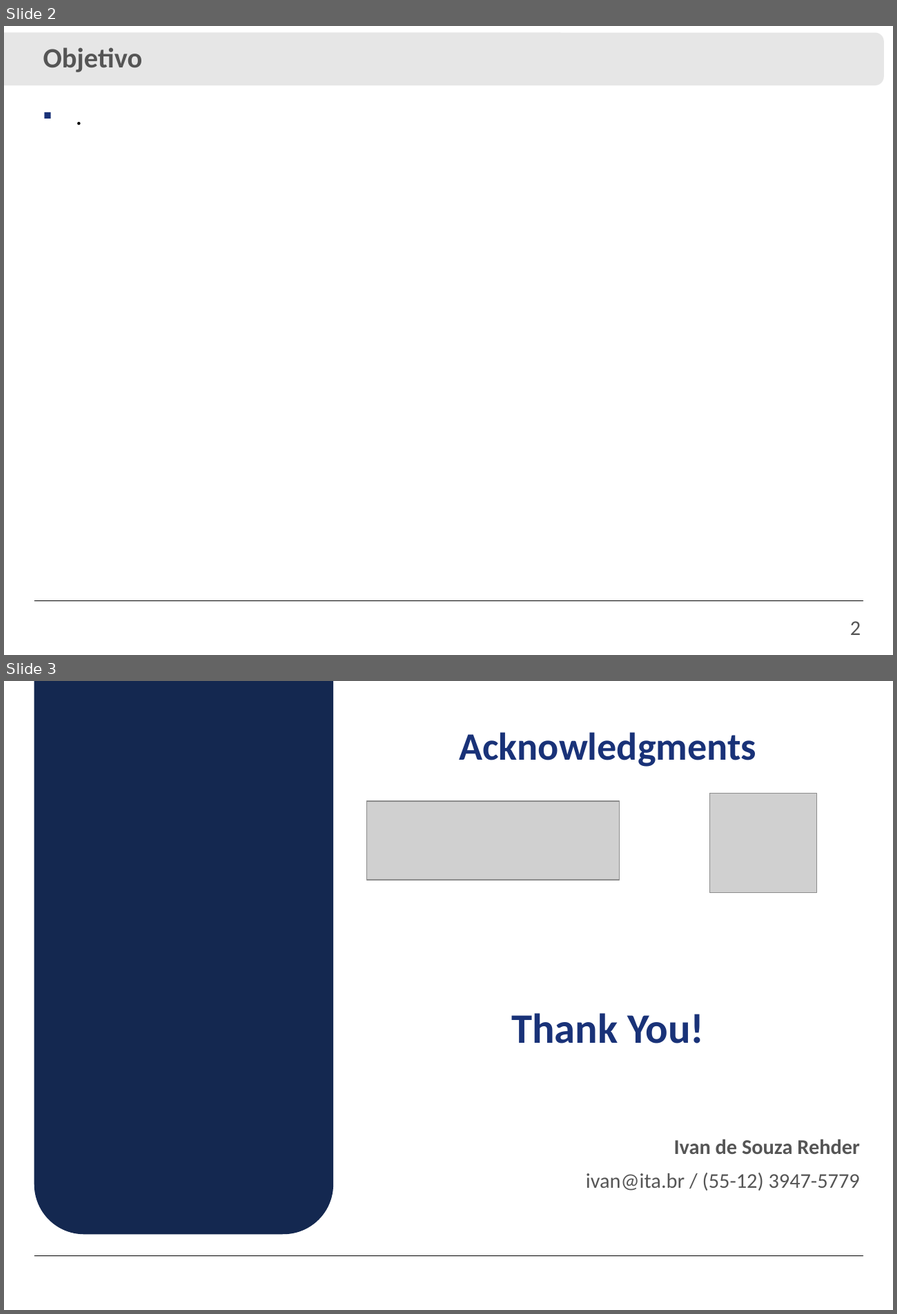
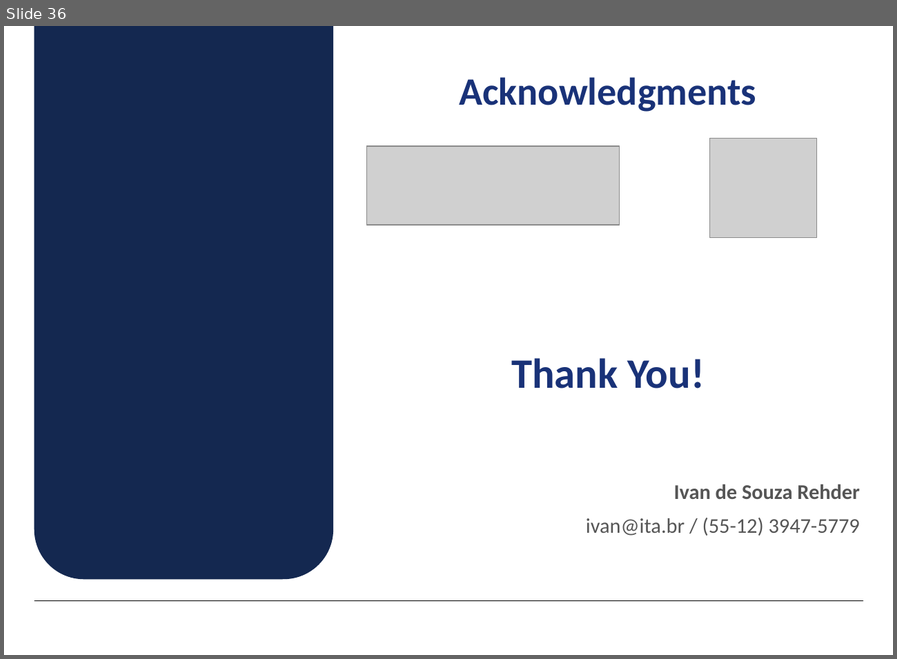
Before and after one commit to IvanRehder/Dissertacao, a slide deck: Apresentação/Apresentação.pptx. Shown one above the other, each under a label of ours: slides 2 and 3 before the commit, slide 36 after it. The pictures are 897x1314 and 897x659 pixels, drawn with LibreOffice and Linux fonts; fonts in the diff are those of the drawing; grey boxes stand for pictures; background and template pictures are left out. Boxes give left, top, right and bottom in pixels: in the first picture for what was removed or moved away, otherwise in the second. Text is boxed around its words. In the diff, an @@ line names an element or a change of style, - is before the commit and + after.

```diff
--- a/Apresentação/Apresentação.pptx
+++ b/Apresentação/Apresentação.pptx
@@ slide 2 removed at [4, 26, 893, 655], background #FFFFFF; not listed: 1 template element that a slide beside it also shows @@
@@ rounded rectangle removed at [4, 33, 884, 85] @@
@@ text removed at [43, 47, 143, 72] @@
-Objetivo
@@ text removed at [35, 99, 864, 578] @@
-▪ .
@@ page number removed at [850, 621, 860, 635] @@
-2
@@ what was slide 3 is now slide 36 @@
```
Also in this commit, not shown: 1 slide changed, 35 slides added, 28 other files.
